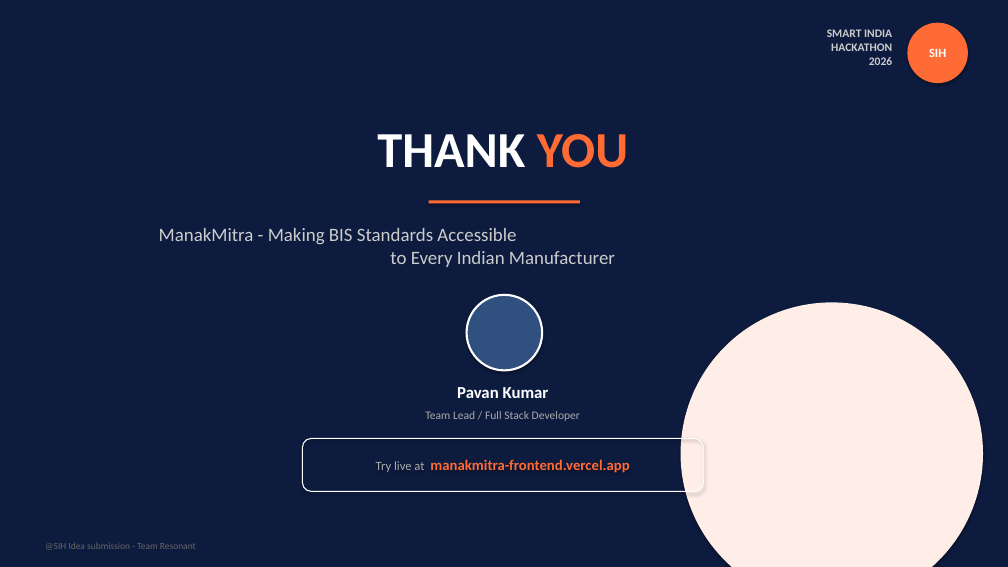
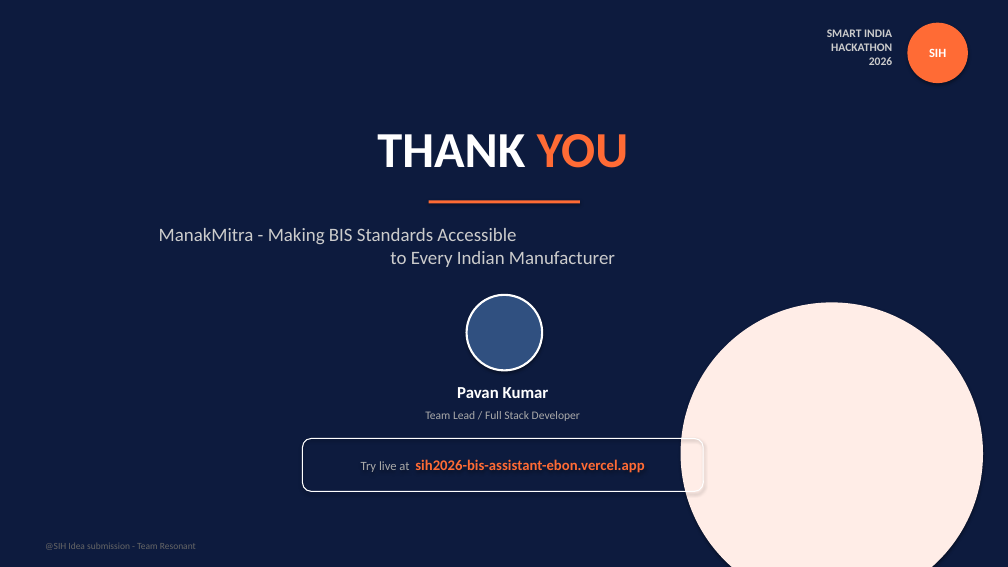
Before and after one commit to koti-pavan-kumar/sih2026-bis-assistant, a slide deck: slide 7 of ManakMitra_SIH2026_v5.pptx. Drawn at 1008x567 pixels with LibreOffice and Linux fonts; fonts in the diff are those of the drawing. Boxes give left, top, right and bottom in pixels: in the first picture for what was removed or moved away, otherwise in the second. Text is boxed around its words. In the diff, an @@ line names an element or a change of style, - is before the commit and + after.

```diff
--- a/ManakMitra_SIH2026_v5.pptx
+++ b/ManakMitra_SIH2026_v5.pptx
@@ text in rounded rectangle at [361,459,644,473]: text changed @@
-Try live at manakmitra-frontend.vercel.app
+Try live at sih2026-bis-assistant-ebon.vercel.app
```
Also in this commit, not shown: 5 other slides changed, 42 other files.
